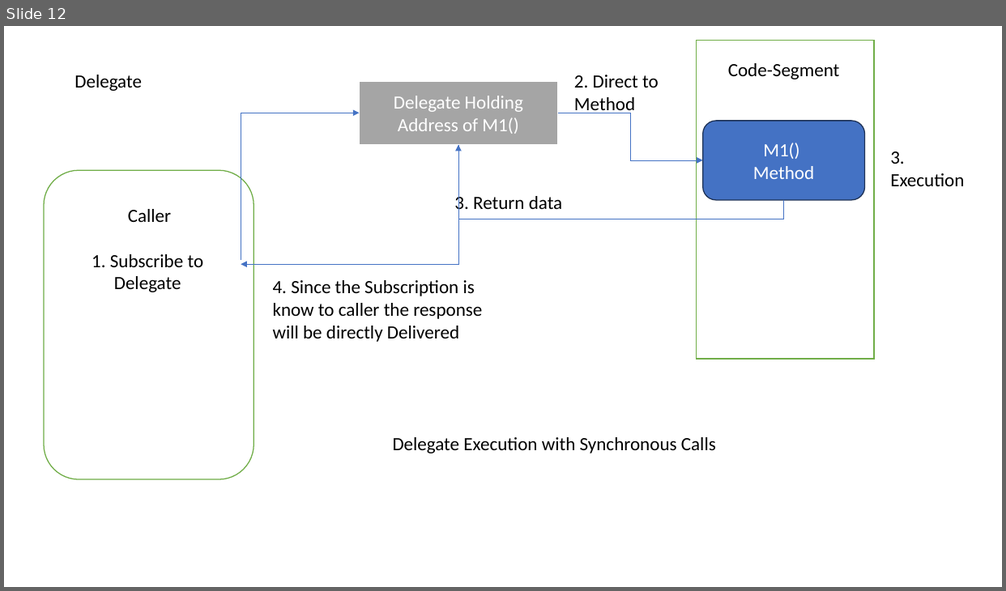
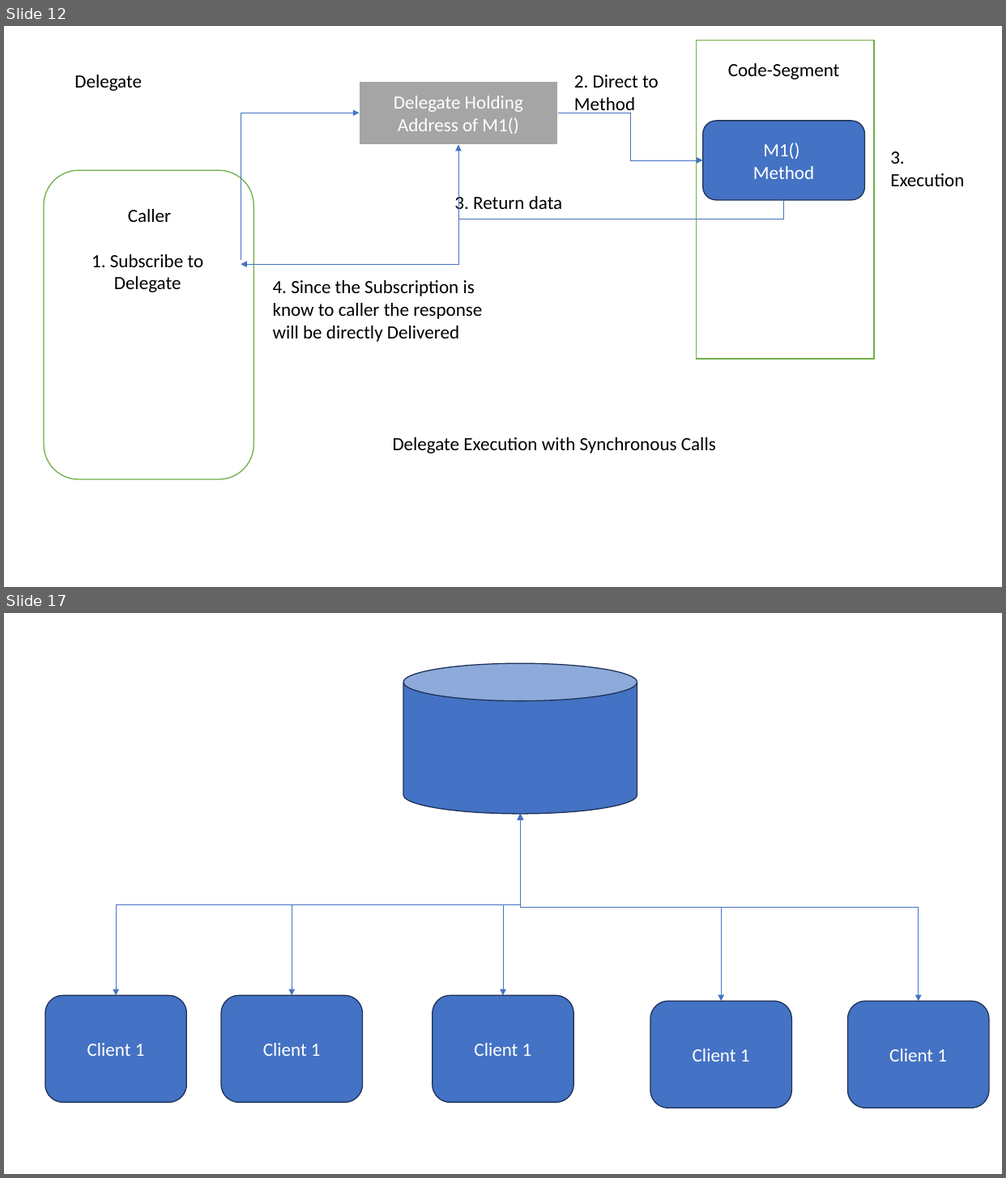
Before and after one commit to maheshsabnis/NetAppsNice, a slide deck: ppts.pptx. Shown one above the other, each under a label of ours: slide 12 before the commit, slides 12 and 17 after it; the slides between them are not shown. The pictures are 1006x591 and 1006x1178 pixels, drawn with LibreOffice and Linux fonts; fonts in the diff are those of the drawing. Boxes give left, top, right and bottom in pixels: in the first picture for what was removed or moved away, otherwise in the second. Text is boxed around its words. In the diff, an @@ line names an element or a change of style, - is before the commit and + after.

```diff
--- a/ppts.pptx
+++ b/ppts.pptx
@@ slide 17 added at box(4, 613, 1002, 1174), background #FFFFFF @@
@@ cylinder added at box(404, 663, 637, 814), fill #4472C4, outline #1E3256 1 pt @@
@@ elbow double arrow added from (116, 995) to (521, 814), #4472C4 0.5 pt @@
@@ elbow double arrow added from (292, 995) to (521, 814), #4472C4 0.5 pt @@
@@ elbow double arrow added from (503, 995) to (521, 814), #4472C4 0.5 pt @@
@@ elbow double arrow added from (721, 1002) to (521, 814), #4472C4 0.5 pt @@
@@ elbow double arrow added from (918, 1002) to (521, 814), #4472C4 0.5 pt @@
@@ rounded rectangle added at box(45, 995, 187, 1102), fill #4472C4, outline #1E3256 1 pt, 18 pt, text #FFFFFF @@
+Client 1
@@ rounded rectangle added at box(221, 995, 363, 1102), fill #4472C4, outline #1E3256 1 pt, 18 pt, text #FFFFFF @@
+Client 1
@@ rounded rectangle added at box(432, 995, 573, 1102), fill #4472C4, outline #1E3256 1 pt, 18 pt, text #FFFFFF @@
+Client 1
@@ rounded rectangle added at box(651, 1002, 792, 1109), fill #4472C4, outline #1E3256 1 pt, 18 pt, text #FFFFFF @@
+Client 1
@@ rounded rectangle added at box(848, 1002, 989, 1109), fill #4472C4, outline #1E3256 1 pt, 18 pt, text #FFFFFF @@
+Client 1
```
Also in this commit, not shown: 5 other slides added, 10 other files.
